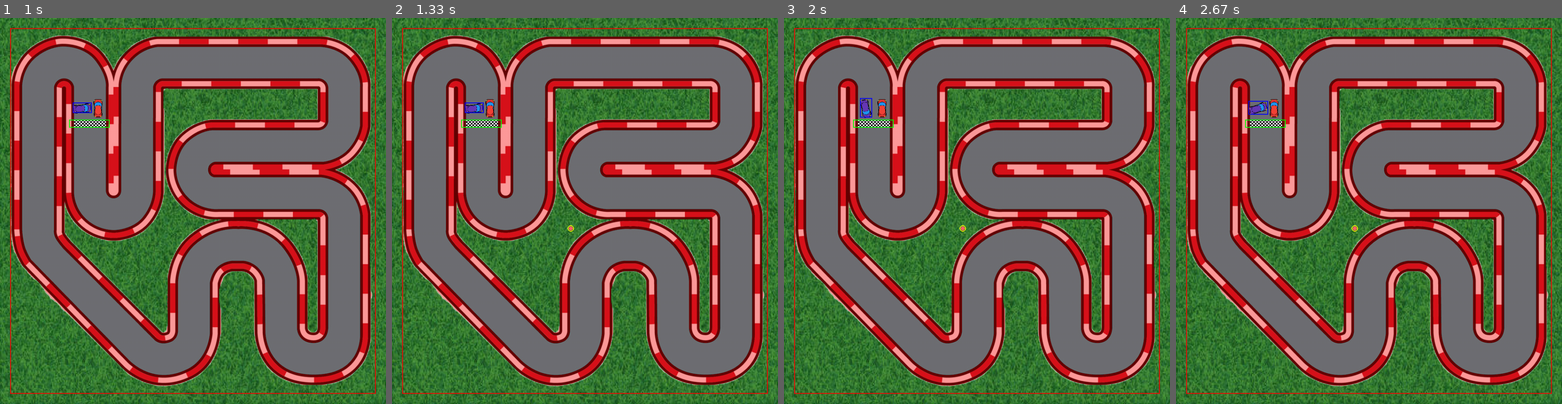
Above: before the commit, frames 1-4 (left to right).
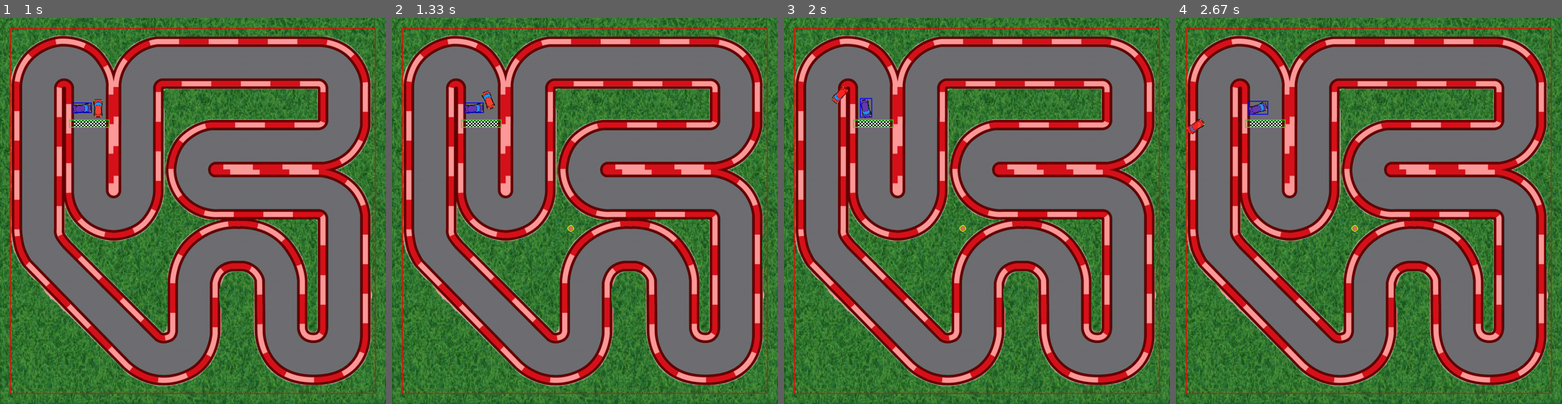
Above: after the commit, the same moments.

Repository: AmirmasoudCS/Pygame-Course
Game: pygame game, started from project_04/main.py
Same seed, same stepped clock (60 frames per second), same inputs: the game is played once before the commit and once after it.
Inputs (mouse positions are in pixels of both pictures, inside the frame that each line leads up to):
- Up to frame 1 (1 s): hold D 0.33-0.8 s
- Up to frame 2 (1.33 s): click (569, 226) at 1.22 s
- Up to frame 3 (2 s): hold D 1.5-1.97 s; move the mouse to (1100, 199) at 1.53 s
- Up to frame 4 (2.67 s): hold A 2-2.53 s; hold S from 2.57 s (still down)

Frame 1 is identical in both runs. In frame 2, 0.1% of the frame differs, in the area x 23-27%, y 18-26%; in frame 3, 0.2%; in frame 4, 0.2%, in the area x 2-27%, y 21-31%.

Commit message:
Making the ComputerCar actually move

Diff:
--- a/project_04/main.py
+++ b/project_04/main.py
@@ -346,6 +346,7 @@
                     computer_car.angle = 0
 
         move_player(player_car)
+        computer_car.follow_path()
 
         finish_poi_collide = player_car.collide(FINISH_MASK, *FINISH_POSITION)
 
